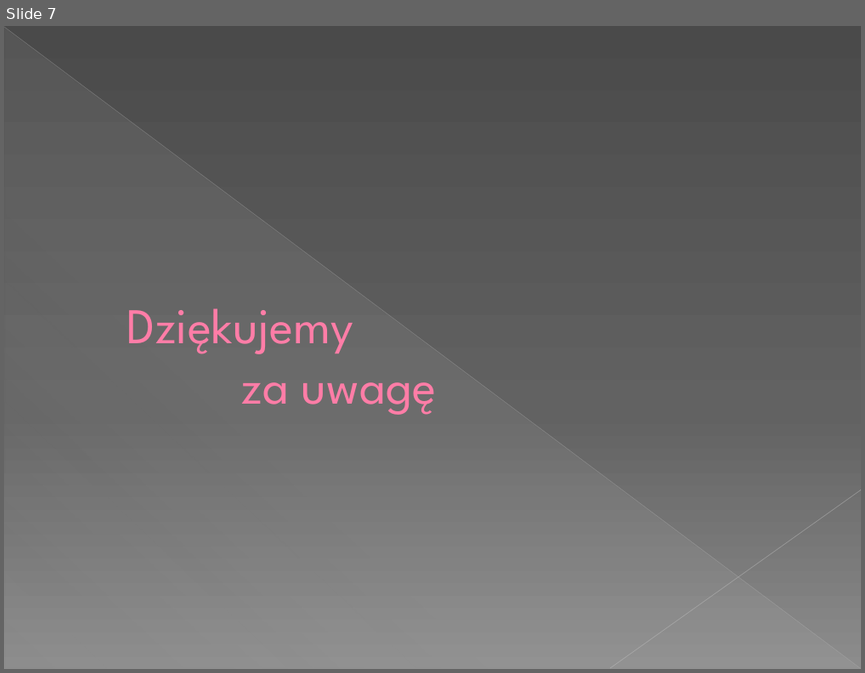
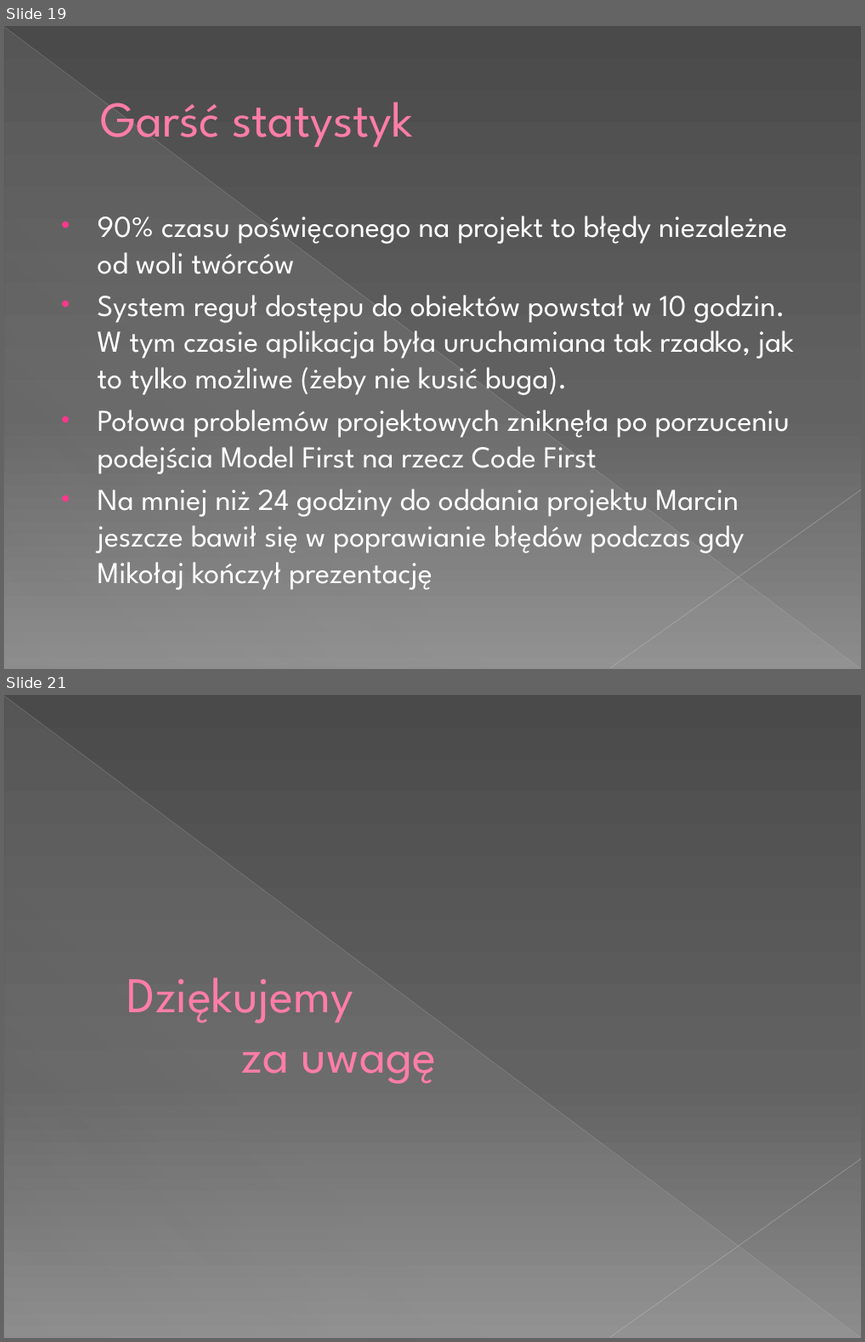
Before and after one commit to tMaxx/docspin, a slide deck: prez/112 Aplikacja do zarządzania obiegiem dokumentów.pptx. Shown one above the other, each under a label of ours: slide 7 before the commit, slides 19 and 21 after it; the slides between them are not shown. The pictures are 865x673 and 865x1342 pixels, drawn with LibreOffice and Linux fonts; fonts in the diff are those of the drawing. Boxes give left, top, right and bottom in pixels: in the first picture for what was removed or moved away, otherwise in the second. Text is boxed around its words. In the diff, an @@ line names an element or a change of style, - is before the commit and + after.

```diff
--- a/prez/112 Aplikacja do zarządzania obiegiem dokumentów.pptx
+++ b/prez/112 Aplikacja do zarządzania obiegiem dokumentów.pptx
@@ slide 19 added at (x1=4, y1=26, x2=861, y2=669), background gradient #4A4A4A to #626262 to #8C8C8C; not listed: 3 template elements that a slide beside it also shows @@
@@ title added at (x1=101, y1=102, x2=413, y2=147), 42 pt, text #FF7DA7 @@
+Garść statystyk
@@ text added at (x1=98, y1=216, x2=794, y2=590), 25.5 pt, text #FFFFFF @@
+• 90% czasu poświęconego na projekt to błędy niezależne od woli twórców
+• System reguł dostępu do obiektów powstał w 10 godzin. W tym czasie aplikacja była uruchamiana tak rzadko, jak to tylko możliwe (żeby nie kusić buga).
+• Połowa problemów projektowych zniknęła po porzuceniu podejścia Model First na rzecz Code First
+• Na mniej niż 24 godziny do oddania projektu Marcin jeszcze bawił się w poprawianie błędów podczas gdy Mikołaj kończył prezentację
@@ what was slide 7 is now slide 21 @@
```
Also in this commit, not shown: 1 slide changed, 15 other slides added, 2 slides removed.
